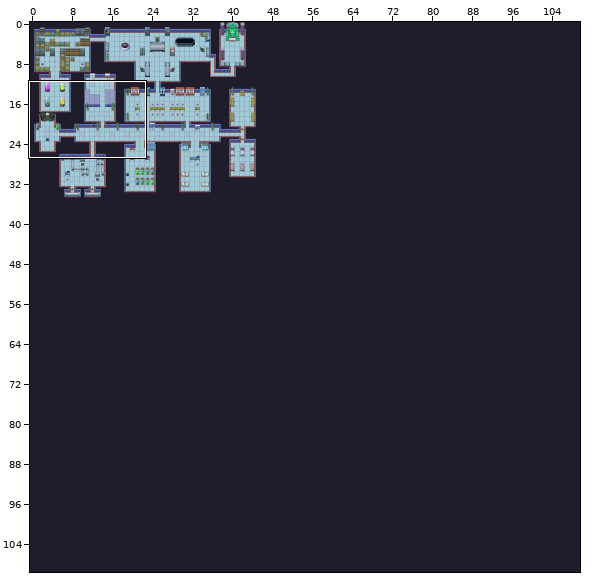
Level history. Tiled map: map.tmx. Above: a wide view before the commit, with the close-up outlined.
Close-up. As it was:
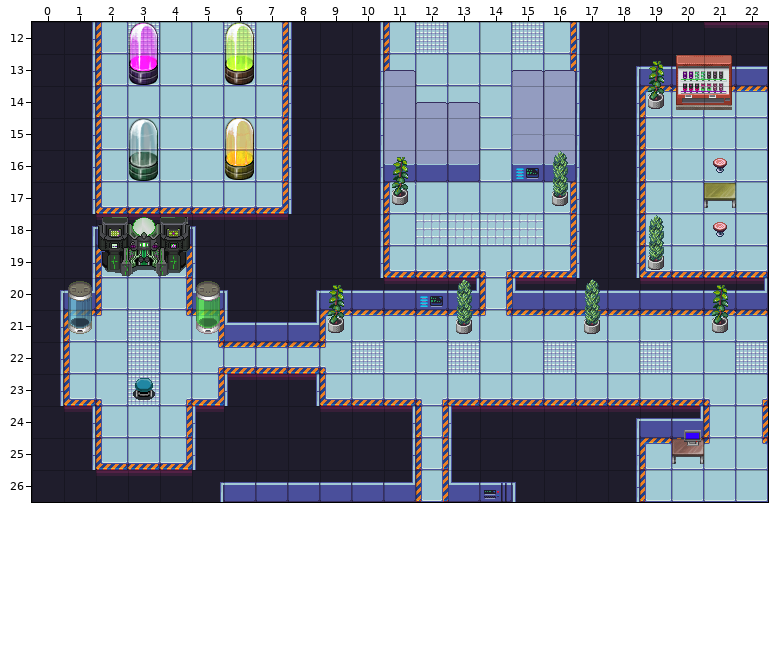
Cells are 32x32 px. Shown: x 0..22, y 12..26. Tiles whose own drawing changed are shown in their newer look in all pictures.
New version:
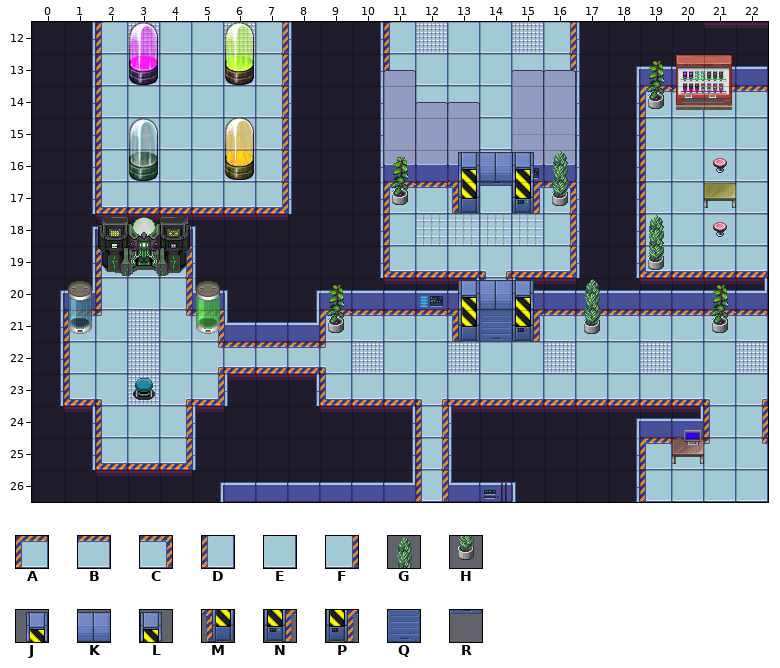
Key: from "TILES": A 40, B 41, C 42, D 60, E 61, F 62, G 163, H 183, J 386, K 387, L 388, M 406, N 407, P 408, Q 409, R 413.
_ is an empty cell.
What changed:
Layer "floor (это пол, по которому мы":
Tile D gives way to tile A in row 17 at x 11.
Tile E gives way to tile B in row 17 at x 12.
Tile F gives way to tile C in row 17 at x 16.
Layer "objects (непроходимыеб возможн":
Tile H gives way to tile M in row 21 at x 13.
The edit adds tile M in row 17 at x 13.
The edit adds tile N in row 17 at x 15.
The edit adds tile P in row 21 at x 15.
The edit adds tile Q in row 21 at x 14.
The edit adds tile R in row 17 at x 14.
Layer "objects top (это верхние части":
Tile G gives way to tile J in row 20 at x 13.
The edit adds tile J in row 16 at x 13.
The edit adds tile K in row 16 at x 14; in row 20 at x 14.
The edit adds tile L in row 16 at x 15; in row 20 at x 15.
Changed places in both close-ups, as pixel boxes (x1, y1, x2, y2):
changed: (388, 152, 576, 214)
changed: (448, 279, 544, 342)
